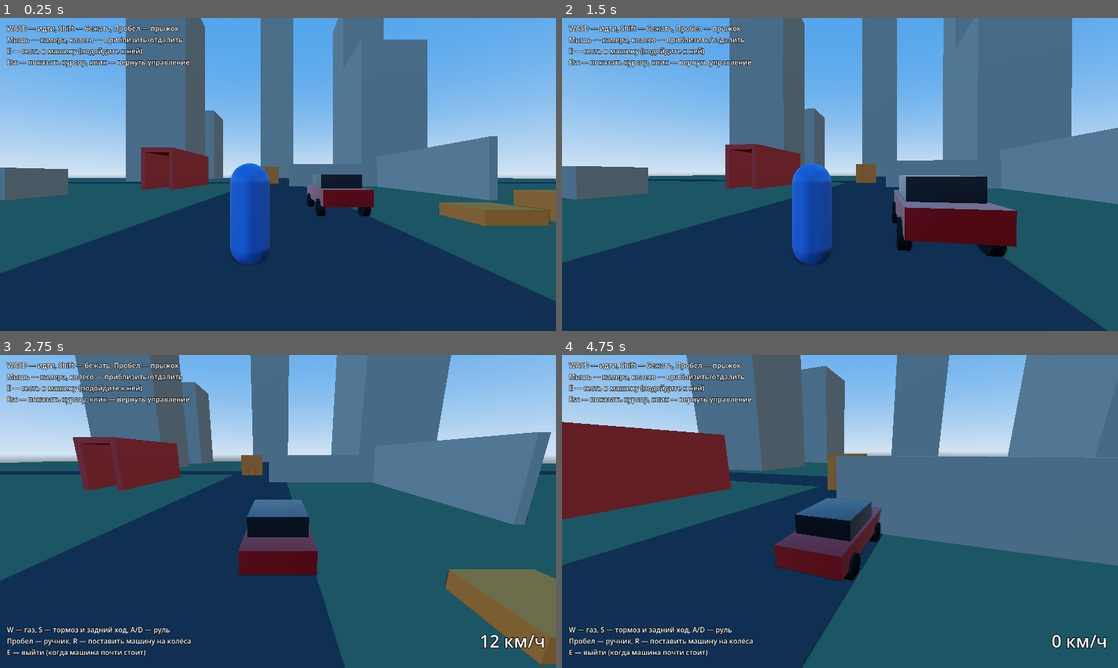
Above: before the commit, frames 1-4 (two rows, left to right).
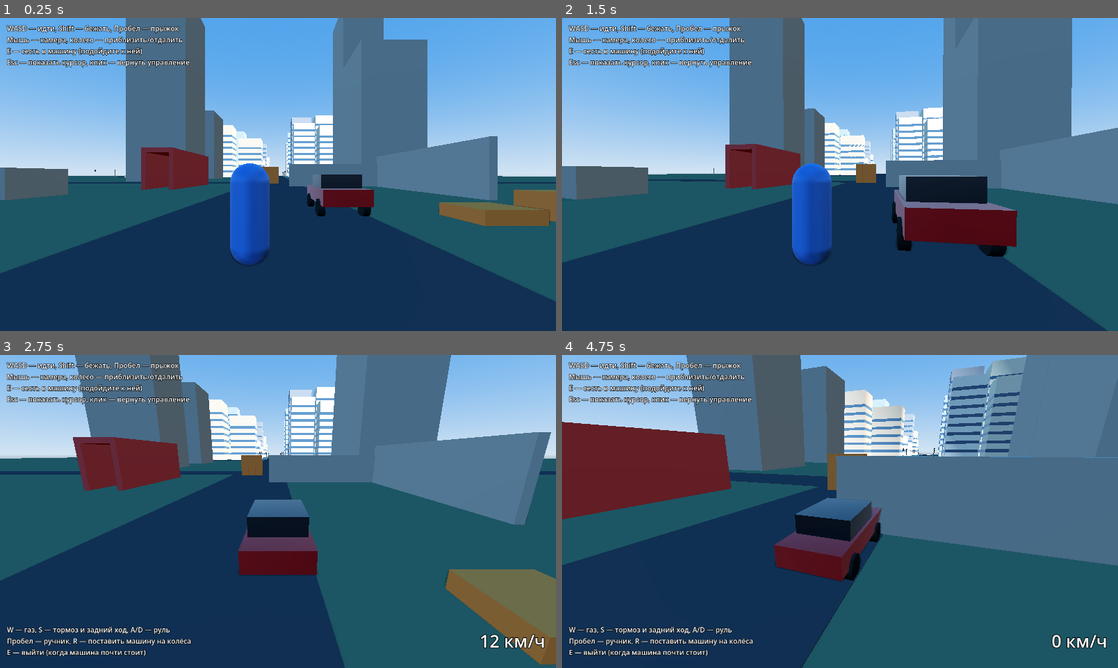
Above: after the commit, the same moments.

Repository: gdima7249-cpu/city-game
Game: Godot game, scene res://scenes/main.tscn
Two runs of this game, one before a commit and one after it. Both use one fixed random seed, a clock stepped at 60 frames per second and the inputs below.
Inputs (mouse positions are in pixels of both pictures, inside the frame that each line leads up to):
- Up to frame 1 (0.25 s): no input
- Up to frame 2 (1.5 s): move the mouse to (867, 174) at 0.52 s; hold E (interact) 0.53-1.28 s; hold W (move_forward) from 0.53 s (still down); move the mouse to (812, 174) at 1.27 s; tap Shift (sprint) at 1.35 s
- Up to frame 3 (2.75 s): keep holding W (move_forward); move the mouse to (289, 505) at 2.02 s; tap F at 2.1 s
- Up to frame 4 (4.75 s): keep holding W (move_forward); move the mouse to (834, 517) at 2.77 s; tap E (interact) at 2.85 s; move the mouse to (878, 514) at 3.52 s; hold Shift (sprint) 3.53-4.28 s; move the mouse to (795, 508) at 4.27 s; tap F at 4.35 s

The runs differ from the first frame. In frame 1, 4.8% of the frame differs, in the area x 12-100%, y 0-59%; in frame 2, 5.3%; in frame 3, 5.3%; in frame 4, 8.3%, in the area x 8-100%, y 0-96%.

Commit message:
Этап 3 (часть 1): квартал с трафиком, светофорами и пешеходами
Сетка 4x3 квартала строится кодом: асфальт, разметка, тротуары, дома-заглушки.
Светофоры дают зелёный по очереди каждому въезду, поэтому машины не
пересекаются на перекрёстке. Машины трафика едут по правой полосе,
держат дистанцию и тормозят перед игроком. Пешеходы гуляют по тротуарам.

Co-Authored-By: Claude Opus 5.5 <noreply@anthropic.com>
Claude-Session: https://claude.ai/code/session_01TamC876kKLqffE5jyyuVc9

Diff:
--- a/scenes/car.tscn
+++ b/scenes/car.tscn
@@ -52,6 +52,7 @@
 radius = 0.3
 
 [node name="Car" type="VehicleBody3D"]
+collision_mask = 5
 mass = 1200.0
 center_of_mass_mode = 1
 center_of_mass = Vector3(0, 0.45, 0)
--- a/scenes/main.tscn
+++ b/scenes/main.tscn
@@ -1,7 +1,8 @@
-[gd_scene load_steps=15 format=3]
+[gd_scene load_steps=16 format=3]
 
 [ext_resource type="PackedScene" path="res://scenes/player.tscn" id="1_player"]
 [ext_resource type="PackedScene" path="res://scenes/car.tscn" id="2_car"]
+[ext_resource type="Script" path="res://scripts/city/city_grid.gd" id="3_city"]
 
 [sub_resource type="ProceduralSkyMaterial" id="ProceduralSkyMaterial_1"]
 sky_top_color = Color(0.25, 0.5, 0.85, 1)
@@ -65,15 +66,15 @@
 [node name="Level" type="Node3D" parent="."]
 
 [node name="Ground" type="CSGBox3D" parent="Level"]
-transform = Transform3D(1, 0, 0, 0, 1, 0, 0, 0, 1, 0, -0.5, 0)
-use_collision = true
-size = Vector3(200, 1, 200)
+transform = Transform3D(1, 0, 0, 0, 1, 0, 0, 0, 1, 0, -0.5, -100)
+use_collision = true
+size = Vector3(420, 1, 420)
 material = SubResource("Mat_ground")
 
 [node name="Road" type="CSGBox3D" parent="Level"]
-transform = Transform3D(1, 0, 0, 0, 1, 0, 0, 0, 1, 0, 0.01, -30)
-use_collision = true
-size = Vector3(8, 0.02, 140)
+transform = Transform3D(1, 0, 0, 0, 1, 0, 0, 0, 1, 0, 0.01, -32.5)
+use_collision = true
+size = Vector3(8, 0.02, 145)
 material = SubResource("Mat_road")
 
 [node name="Road2" type="CSGBox3D" parent="Level"]
@@ -178,12 +179,6 @@
 size = Vector3(14, 25, 14)
 material = SubResource("Mat_concrete")
 
-[node name="Tower5" type="CSGBox3D" parent="Level"]
-transform = Transform3D(1, 0, 0, 0, 1, 0, 0, 0, 1, 0, 40, -90)
-use_collision = true
-size = Vector3(14, 80, 14)
-material = SubResource("Mat_concrete")
-
 [node name="Platform1" type="CSGBox3D" parent="Level"]
 transform = Transform3D(1, 0, 0, 0, 1, 0, 0, 0, 1, 20, 0.8, 18)
 use_collision = true
@@ -219,6 +214,10 @@
 use_collision = true
 size = Vector3(2, 0.4, 2)
 material = SubResource("Mat_teal")
+
+[node name="District" type="Node3D" parent="."]
+transform = Transform3D(1, 0, 0, 0, 1, 0, 0, 0, 1, -100, 0, -260)
+script = ExtResource("3_city")
 
 [node name="Props" type="Node3D" parent="."]
 
--- a/scenes/player.tscn
+++ b/scenes/player.tscn
@@ -23,7 +23,8 @@
 [sub_resource type="SphereShape3D" id="SphereShape3D_camera"]
 radius = 0.2
 
-[node name="Player" type="CharacterBody3D"]
+[node name="Player" type="CharacterBody3D" groups=["player"]]
+collision_mask = 13
 floor_snap_length = 0.3
 script = ExtResource("1_player")
 
--- /dev/null
+++ b/scripts/city/city_grid.gd
@@ -0,0 +1,299 @@
+class_name CityGrid
+extends Node3D
+## Квартал-сетка: дороги, тротуары, здания-заглушки, светофоры,
+## машины и пешеходы. Всё строится кодом при запуске игры.
+##
+## Узел стоит в углу квартала. Перекрёстки идут с шагом
+## block_size + road_width по осям +X и +Z.
+
+@export_group("Размеры")
+@export var blocks_x: int = 4
+@export var blocks_z: int = 3
+@export var block_size: float = 40.0
+@export var road_width: float = 10.0
+@export var sidewalk_width: float = 3.0
+@export var lane_offset: float = 2.3 ## Расстояние от центра дороги до середины полосы
+
+@export_group("Жизнь")
+@export var car_count: int = 26
+@export var pedestrian_count: int = 45
+@export var random_seed: int = 12345
+
+## Направления: 0 — север (-Z), 1 — восток (+X), 2 — юг (+Z), 3 — запад (-X)
+const DIRS: Array[Vector3] = [Vector3(0, 0, -1), Vector3(1, 0, 0), Vector3(0, 0, 1), Vector3(-1, 0, 0)]
+
+var pitch: float
+var intersections: Array[TrafficIntersection] = []
+var cars: Array[TrafficCar] = []
+var rng := RandomNumberGenerator.new()
+
+var _half_road: float
+
+
+func _ready() -> void:
+	rng.seed = random_seed
+	pitch = block_size + road_width
+	_half_road = road_width * 0.5
+	_build_ground()
+	_build_markings()
+	_build_blocks()
+	_build_intersections()
+	_spawn_cars()
+	_spawn_pedestrians()
+
+
+# --- Геометрия сетки ---------------------------------------------------------
+
+func index_of(i: int, j: int) -> int:
+	if i < 0 or j < 0 or i > blocks_x or j > blocks_z:
+		return -1
+	return i + j * (blocks_x + 1)
+
+
+func center(index: int) -> Vector3:
+	var i := index % (blocks_x + 1)
+	var j := index / (blocks_x + 1)
+	return global_position + Vector3(i * pitch, 0.0, j * pitch)
+
+
+func neighbor(index: int, dir: int) -> int:
+	var i := index % (blocks_x + 1)
+	var j := index / (blocks_x + 1)
+	match dir:
+		0: return index_of(i, j - 1)
+		1: return index_of(i + 1, j)
+		2: return index_of(i, j + 1)
+		_: return index_of(i - 1, j)
+
+
+static func right_of(heading: Vector3) -> Vector3:
+	return Vector3(-heading.z, 0.0, heading.x)
+
+
+## Точка, где машина выезжает из перекрёстка в направлении dir.
+func exit_point(index: int, dir: int) -> Vector3:
+	var h := DIRS[dir]
+	return center(index) + h * (_half_road + 1.0) + right_of(h) * lane_offset
+
+
+## Стоп-линия перед перекрёстком для машины, едущей в направлении dir.
+func stop_point(index: int, dir: int) -> Vector3:
+	var h := DIRS[dir]
+	return center(index) - h * (_half_road + 3.0) + right_of(h) * lane_offset
+
+
+## Куда можно поехать с перекрёстка, если приехали в направлении arriving.
+func exits_from(index: int, arriving: int) -> Array[int]:
+	var result: Array[int] = []
+	var back := (arriving + 2) % 4
+	for d in 4:
+		if d != back and neighbor(index, d) != -1:
+			result.append(d)
+	if result.is_empty():
+		result.append(back)
+	return result
+
+
+## Плавная траектория через перекрёсток (кривая Безье).
+func turn_path(index: int, arriving: int, leaving: int) -> PackedVector3Array:
+	var p0 := stop_point(index, arriving)
+	var p2 := exit_point(index, leaving)
+	var p1: Vector3
+	if arriving == leaving:
+		p1 = (p0 + p2) * 0.5
+	elif arriving % 2 == 0:
+		p1 = Vector3(p0.x, 0.0, p2.z)
+	else:
+		p1 = Vector3(p2.x, 0.0, p0.z)
+	var points := PackedVector3Array()
+	var steps := 10
+	for s in range(1, steps + 1):
+		var t := float(s) / steps
+		points.append(p0.lerp(p1, t).lerp(p1.lerp(p2, t), t))
+	return points
+
+
+# --- Построение квартала -----------------------------------------------------
+
+func _material(color: Color, roughness: float = 0.9) -> StandardMaterial3D:
+	var m := StandardMaterial3D.new()
+	m.albedo_color = color
+	m.roughness = roughness
+	return m
+
+
+func _add_box(size: Vector3, pos: Vector3, material: Material, with_collision: bool) -> Node3D:
+	var mesh := MeshInstance3D.new()
+	var box := BoxMesh.new()
+	box.size = size
+	mesh.mesh = box
+	mesh.material_override = material
+	if not with_collision:
+		mesh.position = pos
+		add_child(mesh)
+		return mesh
+	var body := StaticBody3D.new()
+	body.position = pos
+	var shape := CollisionShape3D.new()
+	var box_shape := BoxShape3D.new()
+	box_shape.size = size
+	shape.shape = box_shape
+	body.add_child(shape)
+	body.add_child(mesh)
+	add_child(body)
+	return body
+
+
+func _build_ground() -> void:
+	# Асфальт под всем кварталом (столкновения даёт общая земля карты)
+	var width := blocks_x * pitch + road_width
+	var depth := blocks_z * pitch + road_width
+	var asphalt := MeshInstance3D.new()
+	var plane := PlaneMesh.new()
+	plane.size = Vector2(width, depth)
+	asphalt.mesh = plane
+	asphalt.material_override = _material(Color(0.2, 0.2, 0.22))
+	asphalt.position = Vector3(blocks_x * pitch * 0.5, 0.012, blocks_z * pitch * 0.5)
+	add_child(asphalt)
+
+
+func _build_markings() -> void:
+	# Прерывистая осевая линия и стоп-линии
+	var paint := _material(Color(0.95, 0.95, 0.9))
+	var dashes: Array[Transform3D] = []
+	var stops: Array[Transform3D] = []
+	for index in (blocks_x + 1) * (blocks_z + 1):
+		for dir: int in [1, 2]: # каждую дорогу рисуем один раз: на восток и на юг
+			if neighbor(index, dir) == -1:
+				continue
+			var h := DIRS[dir]
+			var along_basis := Basis(Vector3.UP, PI * 0.5) if dir == 1 else Basis()
+			var start := center(index) + h * (_half_road + 2.0)
+			var length := pitch - road_width - 4.0
+			var t := 0.0
+			while t < length:
+				dashes.append(Transform3D(along_basis, start + h * t - global_position + Vector3.UP * 0.02))
+				t += 5.0
+		for dir in 4:
+			if neighbor(index, (dir + 2) % 4) == -1:
+				continue
+			# Стоп-линия поперёк полосы
+			var across_basis := Basis(Vector3.UP, PI * 0.5) if dir % 2 == 0 else Basis()
+			var p := stop_point(index, dir) + DIRS[dir] * 2.6 - global_position
+			stops.append(Transform3D(across_basis, p + Vector3.UP * 0.02))
+	_add_multimesh(Vector3(0.15, 0.02, 2.0), paint, dashes)
+	_add_multimesh(Vector3(0.4, 0.02, _half_road - 0.4), paint, stops)
+
+
+func _add_multimesh(size: Vector3, material: Material, transforms: Array[Transform3D]) -> void:
+	var box := BoxMesh.new()
+	box.size = size
+	box.material = material
+	var mm := MultiMesh.new()
+	mm.transform_format = MultiMesh.TRANSFORM_3D
+	mm.mesh = box
+	mm.instance_count = transforms.size()
+	for k in transforms.size():
+		mm.set_instance_transform(k, transforms[k])
+	var mmi := MultiMeshInstance3D.new()
+	mmi.multimesh = mm
+	add_child(mmi)
+
+
+func _build_blocks() -> void:
+	var sidewalk_mat := _material(Color(0.6, 0.6, 0.58))
+	var lot_mat := _material(Color(0.42, 0.5, 0.36))
+	var palette: Array[Color] = [
+		Color(0.85, 0.82, 0.75), Color(0.75, 0.7, 0.62), Color(0.6, 0.65, 0.7),
+		Color(0.9, 0.88, 0.85), Color(0.55, 0.55, 0.58), Color(0.8, 0.7, 0.6),
+	]
+	var window_mat := _material(Color(0.25, 0.35, 0.45), 0.2)
+	for bi in blocks_x:
+		for bj in blocks_z:
+			var c := Vector3((bi + 0.5) * pitch, 0.0, (bj + 0.5) * pitch)
+			# Тротуар — только картинка, чтобы о бордюр не спотыкаться
+			_add_box(Vector3(block_size, 0.08, block_size), c + Vector3.UP * 0.04, sidewalk_mat, false)
+			var inner := block_size - sidewalk_width * 2.0
+			_add_box(Vector3(inner, 0.02, inner), c + Vector3.UP * 0.09, lot_mat, false)
+			# Четыре участка с домами-заглушками
+			var lot := inner * 0.5
+			for lx in 2:
+				for lz in 2:
+					var lot_center := c + Vector3((lx - 0.5) * lot, 0.0, (lz - 0.5) * lot)
+					var w := lot - rng.randf_range(1.5, 5.0)
+					var d := lot - rng.randf_range(1.5, 5.0)
+					var h := rng.randf_range(8.0, 42.0)
+					var mat := _material(palette[rng.randi() % palette.size()], 0.8)
+					_add_box(Vector3(w, h, d), lot_center + Vector3.UP * (h * 0.5), mat, true)
+					# Полосы «окон», чтобы здания читались как здания
+					var floors := int(h / 3.5)
+					for f in range(1, floors):
+						_add_box(Vector3(w + 0.06, 1.2, d + 0.06), lot_center + Vector3.UP * (f * 3.5), window_mat, false)
+
+
+func _build_intersections() -> void:
+	for index in (blocks_x + 1) * (blocks_z + 1):
+		var node := TrafficIntersection.new()
+		node.name = "Intersection%d" % index
+		add_child(node)
+		node.setup(self, index)
+		intersections.append(node)
+
+
+func _spawn_cars() -> void:
+	var colors: Array[Color] = [
+		Color(0.85, 0.85, 0.85), Color(0.1, 0.1, 0.12), Color(0.15, 0.3, 0.6),
+		Color(0.6, 0.6, 0.62), Color(0.7, 0.15, 0.1), Color(0.9, 0.75, 0.2), Color(0.2, 0.45, 0.3),
+	]
+	var lanes: Array[Vector2i] = []
+	for index in (blocks_x + 1) * (blocks_z + 1):
+		for dir in 4:
+			if neighbor(index, dir) != -1:
+				lanes.append(Vector2i(index, dir))
+	var attempts := 0
+	while cars.size() < car_count and attempts < car_count * 20:
+		attempts += 1
+		var lane := lanes[rng.randi() % lanes.size()]
+		var to := neighbor(lane.x, lane.y)
+		var a := exit_point(lane.x, lane.y)
+		var b := stop_point(to, lane.y)
+		var pos := a.lerp(b, rng.randf_range(0.05, 0.9))
+		var too_close := false
+		for other in cars:
+			if other.global_position.distance_to(pos) < 9.0:
+				too_close = true
+				break
+		if too_close:
+			continue
+		var car := TrafficCar.new()
+		car.name = "TrafficCar%d" % cars.size()
+		add_child(car)
+		car.setup(self, lane.x, lane.y, pos, colors[rng.randi() % colors.size()], rng.randf_range(9.0, 13.0))
+		cars.append(car)
+
+
+func _spawn_pedestrians() -> void:
+	var shirts: Array[Color] = [
+		Color(0.8, 0.2, 0.2), Color(0.2, 0.4, 0.8), Color(0.9, 0.9, 0.9), Color(0.2, 0.6, 0.3),
+		Color(0.95, 0.7, 0.2), Color(0.5, 0.3, 0.6), Color(0.15, 0.15, 0.15),
+	]
+	var skins: Array[Color] = [
+		Color(0.95, 0.8, 0.68), Color(0.82, 0.64, 0.5), Color(0.6, 0.42, 0.3), Color(0.4, 0.28, 0.2),
+	]
+	for n in pedestrian_count:
+		var bi := rng.randi() % blocks_x
+		var bj := rng.randi() % blocks_z
+		var c := global_position + Vector3((bi + 0.5) * pitch, 0.09, (bj + 0.5) * pitch)
+		# Петля по тротуару вокруг квартала; у каждого своя «дорожка» по ширине
+		var half := block_size * 0.5 - sidewalk_width * 0.5 + rng.randf_range(-0.9, 0.9)
+		var loop := PackedVector3Array([
+			c + Vector3(-half, 0, -half), c + Vector3(half, 0, -half),
+			c + Vector3(half, 0, half), c + Vector3(-half, 0, half),
+		])
+		if rng.randf() < 0.5:
+			loop.reverse()
+		var ped := Pedestrian.new()
+		ped.name = "Pedestrian%d" % n
+		add_child(ped)
+		ped.setup(loop, rng.randi() % 4, rng.randf(), rng.randf_range(1.1, 1.7),
+				shirts[rng.randi() % shirts.size()], skins[rng.randi() % skins.size()])
--- /dev/null
+++ b/scripts/city/pedestrian.gd
@@ -0,0 +1,105 @@
+class_name Pedestrian
+extends AnimatableBody3D
+## Пешеход: гуляет по тротуару вокруг квартала и останавливается,
+## если перед ним стоит игрок.
+
+var speed := 1.4
+var _loop := PackedVector3Array()
+var _target := 0
+var _waiting := 0.0
+var _player: Node3D
+var _model: Node3D
+var _bob := 0.0
+
+
+func setup(loop: PackedVector3Array, start_corner: int, start_fraction: float, walk_speed: float,
+		shirt: Color, skin: Color) -> void:
+	_loop = loop
+	speed = walk_speed
+	collision_layer = 8 # слой 4: пешеходы
+	collision_mask = 0
+	_build_body(shirt, skin)
+	var a := _loop[start_corner]
+	var b := _loop[(start_corner + 1) % _loop.size()]
+	global_position = a.lerp(b, start_fraction)
+	_target = (start_corner + 1) % _loop.size()
+
+
+func _physics_process(delta: float) -> void:
+	if _waiting > 0.0:
+		_waiting -= delta
+		return
+	var pos := global_position
+	var target := _loop[_target]
+	var to_target := target - pos
+	var distance := to_target.length()
+	if distance < 0.05:
+		_target = (_target + 1) % _loop.size()
+		# Иногда задерживаемся на углу
+		if randf() < 0.25:
+			_waiting = randf_range(1.0, 4.0)
+		return
+	var dir := to_target / distance
+
+	if _player == null:
+		_player = get_tree().get_first_node_in_group("player") as Node3D
+
+	# Не идём сквозь игрока
+	if _player != null and _player.visible:
+		var to_player := _player.global_position - pos
+		to_player.y = 0.0
+		if to_player.length() < 1.6 and to_player.dot(dir) > 0.3:
+			return
+
+	var step := minf(speed * delta, distance)
+	pos += dir * step
+	look_at_from_position(pos, pos + dir, Vector3.UP)
+	# Лёгкое покачивание при ходьбе
+	_bob += step * 6.0
+	_model.position.y = absf(sin(_bob)) * 0.05
+
+
+func _build_body(shirt: Color, skin: Color) -> void:
+	_model = Node3D.new()
+	add_child(_model)
+	var shirt_mat := StandardMaterial3D.new()
+	shirt_mat.albedo_color = shirt
+	var skin_mat := StandardMaterial3D.new()
+	skin_mat.albedo_color = skin
+	var pants_mat := StandardMaterial3D.new()
+	pants_mat.albedo_color = Color(0.2, 0.22, 0.3)
+
+	var legs := MeshInstance3D.new()
+	var legs_mesh := CapsuleMesh.new()
+	legs_mesh.radius = 0.17
+	legs_mesh.height = 0.9
+	legs.mesh = legs_mesh
+	legs.position.y = 0.45
+	legs.material_override = pants_mat
+	_model.add_child(legs)
+
+	var torso := MeshInstance3D.new()
+	var torso_mesh := CapsuleMesh.new()
+	torso_mesh.radius = 0.22
+	torso_mesh.height = 0.75
+	torso.mesh = torso_mesh
+	torso.position.y = 1.2
+	torso.material_override = shirt_mat
+	_model.add_child(torso)
+
+	var head := MeshInstance3D.new()
+	var head_mesh := SphereMesh.new()
+	head_mesh.radius = 0.13
+	head_mesh.height = 0.26
+	head.mesh = head_mesh
+	head.position.y = 1.67
+	head.material_override = skin_mat
+	_model.add_child(head)
+
+	var shape := CollisionShape3D.new()
+	var capsule := CapsuleShape3D.new()
+	capsule.radius = 0.25
+	capsule.height = 1.8
+	shape.shape = capsule
+	shape.position.y = 0.9
+	add_child(shape)
--- /dev/null
+++ b/scripts/city/traffic_car.gd
@@ -0,0 +1,185 @@
+class_name TrafficCar
+extends AnimatableBody3D
+## Машина городского трафика. Едет по своей полосе, слушается светофоров,
+## держит дистанцию до машины впереди и тормозит перед игроком.
+
+const LENGTH := 4.4
+const ACCEL := 3.5
+const DECEL := 7.0
+
+var grid: CityGrid
+var max_speed := 11.0
+var speed := 0.0
+var heading := Vector3.FORWARD
+
+var _from := 0       # перекрёсток, откуда едем
+var _dir := 0        # направление полосы
+var _to := 0         # перекрёсток, куда едем
+var _path := PackedVector3Array()
+var _target := 0
+var _turning := false
+var _committed := false # уже решили проехать перекрёсток
+var _ray: RayCast3D
+
+
+func setup(city: CityGrid, from_index: int, dir: int, pos: Vector3, color: Color, top_speed: float) -> void:
+	grid = city
+	max_speed = top_speed
+	collision_layer = 4  # слой 3: машины трафика
+	collision_mask = 0
+	_build_body(color)
+	_enter_lane(from_index, dir)
+	heading = CityGrid.DIRS[dir]
+	global_position = pos
+	look_at(pos + heading, Vector3.UP)
+
+
+func _enter_lane(from_index: int, dir: int) -> void:
+	_from = from_index
+	_dir = dir
+	_to = grid.neighbor(from_index, dir)
+	_path = PackedVector3Array([grid.exit_point(_from, _dir), grid.stop_point(_to, _dir)])
+	_target = 1
+	_turning = false
+	_committed = false
+
+
+func _physics_process(delta: float) -> void:
+	var desired := max_speed
+
+	# Светофор: решаем, ехать или останавливаться у стоп-линии
+	if not _turning:
+		var stop := _path[_path.size() - 1]
+		var to_stop := global_position.distance_to(stop)
+		if not _committed:
+			var light := grid.intersections[_to].light_for(_dir)
+			var braking := speed * speed / (2.0 * DECEL)
+			if light == TrafficIntersection.Light.GREEN:
+				_committed = true
+			elif light == TrafficIntersection.Light.YELLOW and braking > to_stop - 0.5:
+				_committed = true
+		if not _committed:
+			desired = minf(desired, sqrt(2.0 * DECEL * maxf(to_stop - 0.2, 0.0)))
+
+	# Машина впереди
+	var gap := _gap_to_leader()
+	if gap < INF:
+		desired = minf(desired, sqrt(2.0 * DECEL * maxf(gap - LENGTH - 2.5, 0.0)))
+
+	# Игрок, его машина или предмет на дороге
+	if _ray.is_colliding():
+		var hit := global_position.distance_to(_ray.get_collision_point()) - LENGTH * 0.5
+		desired = minf(desired, sqrt(2.0 * DECEL * maxf(hit - 1.5, 0.0)))
+
+	var rate: float = ACCEL if desired > speed else DECEL * 1.5
+	speed = move_toward(speed, desired, rate * delta)
+	_advance(speed * delta)
+
+
+func _advance(distance: float) -> void:
+	var pos := global_position
+	while distance > 0.0:
+		var target := _path[_target]
+		var left := pos.distance_to(target)
+		if left > distance:
+			pos += (target - pos) / left * distance
+			distance = 0.0
+			break
+		pos = target
+		distance -= left
+		if _target < _path.size() - 1:
+			_target += 1
+			continue
+		# Дошли до конца отрезка пути
+		if _turning:
+			_enter_lane(_to, _dir)
+		elif _committed:
+			_start_turn()
+		else:
+			distance = 0.0 # ждём зелёный у стоп-линии
+			speed = 0.0
+	var move := pos - global_position
+	if move.length() > 0.001:
+		heading = heading.slerp(move.normalized(), 0.35).normalized()
+		look_at_from_position(pos, pos + heading, Vector3.UP)
+	else:
+		global_position = pos
+
+
+func _start_turn() -> void:
+	var exits := grid.exits_from(_to, _dir)
+	var leaving := exits[grid.rng.randi() % exits.size()]
+	_path = grid.turn_path(_to, _dir, leaving)
+	_target = 0
+	_turning = true
+	_dir = leaving
+
+
+func _gap_to_leader() -> float:
+	var best := INF
+	for other in grid.cars:
+		if other == self:
+			continue
+		var offset := other.global_position - global_position
+		var ahead := offset.dot(heading)
+		if ahead <= 0.0 or ahead > 25.0:
+			continue
+		if (offset - heading * ahead).length() > 1.8:
+			continue
+		if other.heading.dot(heading) < 0.3:
+			continue # встречные и поперечные машины не мешают
+		best = minf(best, ahead)
+	return best
+
+
+func _build_body(color: Color) -> void:
+	var paint := StandardMaterial3D.new()
+	paint.albedo_color = color
+	paint.metallic = 0.4
+	paint.roughness = 0.4
+	var glass := StandardMaterial3D.new()
+	glass.albedo_color = Color(0.1, 0.13, 0.16)
+	glass.roughness = 0.15
+	var tire := StandardMaterial3D.new()
+	tire.albedo_color = Color(0.06, 0.06, 0.06)
+
+	_add_mesh(_box(Vector3(1.8, 0.6, LENGTH)), Vector3(0, 0.65, 0), paint)
+	_add_mesh(_box(Vector3(1.6, 0.55, 2.1)), Vector3(0, 1.22, 0.2), glass)
+	var wheel := CylinderMesh.new()
+	wheel.top_radius = 0.33
+	wheel.bottom_radius = 0.33
+	wheel.height = 0.25
+	for x: float in [-0.85, 0.85]:
+		for z: float in [-1.35, 1.35]:
+			var w := _add_mesh(wheel, Vector3(x, 0.33, z), tire)
+			w.rotation.z = PI * 0.5
+
+	var shape := CollisionShape3D.new()
+	var box_shape := BoxShape3D.new()
+	box_shape.size = Vector3(1.8, 1.2, LENGTH)
+	shape.shape = box_shape
+	shape.position = Vector3(0, 0.85, 0)
+	add_child(shape)
+
+	# Луч вперёд (у машины «вперёд» — это -Z): видит игрока и его машину
+	_ray = RayCast3D.new()
+	_ray.position = Vector3(0, 0.8, -LENGTH * 0.5 - 0.1)
+	_ray.target_position = Vector3(0, 0, -9.0)
+	_ray.collision_mask = 1
+	_ray.add_exception(self)
+	add_child(_ray)
+
+
+func _box(size: Vector3) -> BoxMesh:
+	var b := BoxMesh.new()
+	b.size = size
+	return b
+
+
+func _add_mesh(mesh: Mesh, pos: Vector3, material: Material) -> MeshInstance3D:
+	var m := MeshInstance3D.new()
+	m.mesh = mesh
+	m.position = pos
+	m.material_override = material
+	add_child(m)
+	return m
--- /dev/null
+++ b/scripts/city/traffic_intersection.gd
@@ -0,0 +1,120 @@
+class_name TrafficIntersection
+extends Node3D
+## Перекрёсток со светофорами.
+##
+## Зелёный горит по очереди для каждого въезда отдельно, поэтому машины
+## на перекрёстке никогда не пересекают пути друг друга.
+
+enum Light { RED, YELLOW, GREEN }
+
+const GREEN_TIME := 7.0
+const YELLOW_TIME := 2.0
+const ALL_RED_TIME := 1.5
+
+var grid: CityGrid
+var index: int
+
+var _approaches: Array[int] = [] # направления, с которых можно въехать
+var _current := 0
+var _phase := 0 # 0 зелёный, 1 жёлтый, 2 все красные
+var _timer := 0.0
+var _lamps := {} # направление -> [красная, жёлтая, зелёная] материалы
+
+
+func setup(city: CityGrid, idx: int) -> void:
+	grid = city
+	index = idx
+	global_position = grid.center(index)
+	for dir in 4:
+		# Въезд в направлении dir существует, если есть соседний перекрёсток позади
+		if grid.neighbor(index, (dir + 2) % 4) != -1:
+			_approaches.append(dir)
+	_current = grid.rng.randi() % maxi(_approaches.size(), 1)
+	_timer = grid.rng.randf_range(0.0, GREEN_TIME)
+	for dir in _approaches:
+		_build_light(dir)
+	_update_lamps()
+
+
+func light_for(dir: int) -> Light:
+	if _approaches.is_empty() or _approaches[_current] != dir:
+		return Light.RED
+	match _phase:
+		0: return Light.GREEN
+		1: return Light.YELLOW
+		_: return Light.RED
+
+
+func _process(delta: float) -> void:
+	if _approaches.is_empty():
+		return
+	_timer += delta
+	var limit: float = [GREEN_TIME, YELLOW_TIME, ALL_RED_TIME][_phase]
+	if _timer < limit:
+		return
+	_timer = 0.0
+	_phase += 1
+	if _phase > 2:
+		_phase = 0
+		_current = (_current + 1) % _approaches.size()
+	_update_lamps()
+
+
+func _build_light(dir: int) -> void:
+	var h := CityGrid.DIRS[dir]
+	var half := grid.road_width * 0.5
+	# Столб на правом углу перед перекрёстком
+	var base := -h * (half + 0.8) + CityGrid.right_of(h) * (half + 0.8)
+	var pole := MeshInstance3D.new()
+	var pole_mesh := CylinderMesh.new()
+	pole_mesh.top_radius = 0.08
+	pole_mesh.bottom_radius = 0.1
+	pole_mesh.height = 3.6
+	pole.mesh = pole_mesh
+	pole.position = base + Vector3.UP * 1.8
+	pole.material_override = _plain(Color(0.15, 0.15, 0.15))
+	add_child(pole)
+
+	var housing := MeshInstance3D.new()
+	var housing_mesh := BoxMesh.new()
+	housing_mesh.size = Vector3(0.4, 1.1, 0.3)
+	housing.mesh = housing_mesh
+	housing.material_override = _plain(Color(0.1, 0.1, 0.1))
+	housing.position = base + Vector3.UP * 3.9
+	add_child(housing)
+
+	var mats: Array[StandardMaterial3D] = []
+	var colors: Array[Color] = [Color(1, 0.1, 0.05), Color(1, 0.75, 0.05), Color(0.1, 1, 0.3)]
+	for k in 3:
+		var lamp := MeshInstance3D.new()
+		var sphere := SphereMesh.new()
+		sphere.radius = 0.13
+		sphere.height = 0.26
+		lamp.mesh = sphere
+		var m := _plain(colors[k] * 0.25)
+		m.emission = colors[k]
+		mats.append(m)
+		lamp.material_override = m
+		# Лампы смотрят навстречу машинам
+		lamp.position = base + Vector3.UP * (4.25 - k * 0.35) - h * 0.17
+		add_child(lamp)
+	_lamps[dir] = mats
+
+
+func _update_lamps() -> void:
+	for dir in _lamps:
+		var state := light_for(dir)
+		var mats: Array = _lamps[dir]
+		for k in 3:
+			var on := (k == 0 and state == Light.RED) or (k == 1 and state == Light.YELLOW) \
+					or (k == 2 and state == Light.GREEN)
+			var m: StandardMaterial3D = mats[k]
+			m.emission_enabled = on
+			m.emission_energy_multiplier = 3.0
+
+
+func _plain(color: Color) -> StandardMaterial3D:
+	var m := StandardMaterial3D.new()
+	m.albedo_color = color
+	m.roughness = 0.7
+	return m
--- a/scripts/player.gd
+++ b/scripts/player.gd
@@ -41,6 +41,7 @@
 
 
 func _ready() -> void:
+	add_to_group("player")
 	_spawn_position = global_position
 	# Камера не должна «упираться» в самого персонажа.
 	_spring_arm.add_excluded_object(get_rid())
